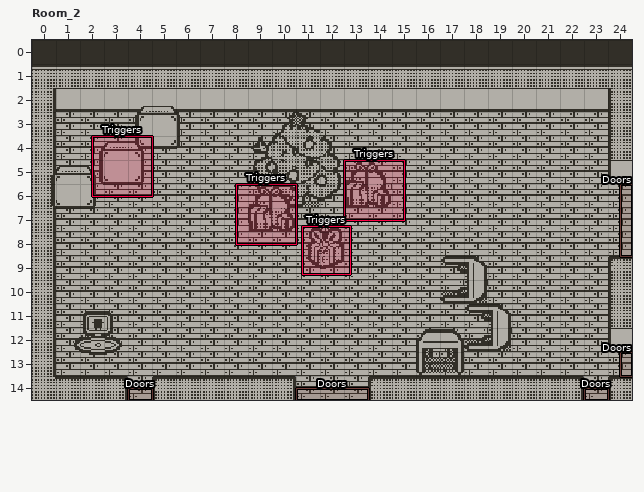
LDtk project -- LDTK/DPplaydate.ldtk. Above: the version before the commit.
Cells are 16x16 px. Shown: Room_2 x 0..24, y 0..14. The commit also changed other parts of the map, which this record leaves out.
The same view after the edit:
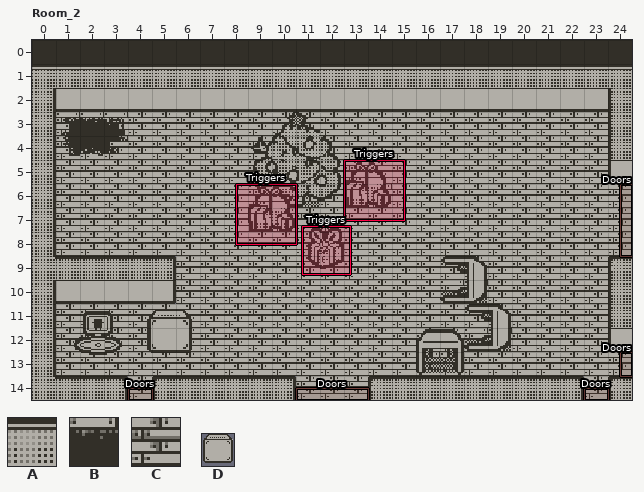
Key: from "Gameplay": A 1 "Wall", B 3 "Hole", C 4 "Floor"; from "Props": D 0.
_ is an empty cell, . an unchanged one.
Objects are placed by their top-left corner, in cells (3,4 is the top-left corner of cell 3,4); size is 1x1 cell unless given.
The edit:
--- layer "Gameplay"
@@ x 1..3 @@
- 3 CCC
- 4 CCC
+ 3 BBB
+ 4 BBB
@@ x 1..5 @@
- 9 CCCCC
-10 CCCCC
+ 9 AAAAA
+10 AAAAA
--- layer "Items_and_Props"
+D "Box" at 4.8,11.2 size 2x2
-D "Box" at 4.2,2.8 size 2x2
-D "Box" at 0.8,5.2 size 2x2
-D "Box" at 2.8,4.2 size 2x2
--- layer "Triggers"
-"Triggers" rectangle at 2.5,4 size 2.5x2.5
